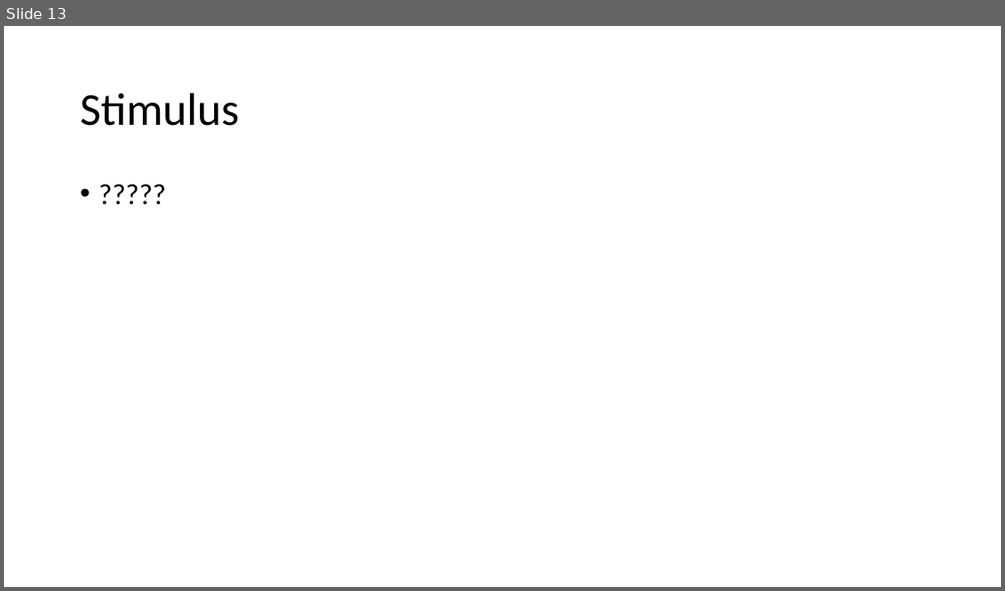
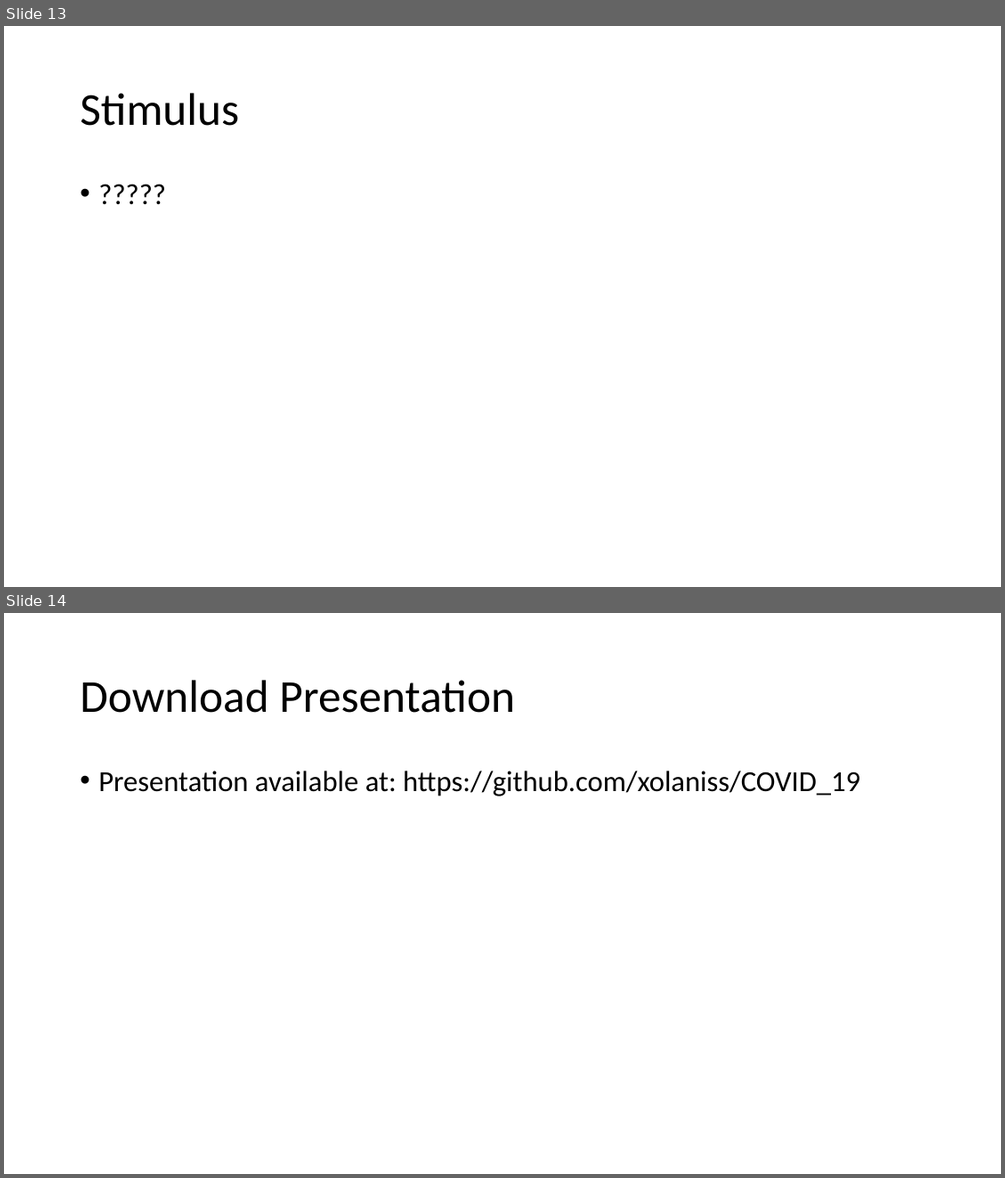
Before and after one commit to xolaniss/COVID_19, a slide deck: COVID-19 Economic Impact.pptx. Shown one above the other, each under a label of ours: slide 13 before the commit, slides 13 and 14 after it. The pictures are 1005x591 and 1005x1178 pixels, drawn with LibreOffice and Linux fonts; fonts in the diff are those of the drawing. Boxes give left, top, right and bottom in pixels: in the first picture for what was removed or moved away, otherwise in the second. Text is boxed around its words. In the diff, an @@ line names an element or a change of style, - is before the commit and + after.

Commit message:
Link

```diff
--- a/COVID-19 Economic Impact.pptx
+++ b/COVID-19 Economic Impact.pptx
@@ slide 14 added at box(4, 613, 1001, 1174), background #FFFFFF @@
@@ title added at box(80, 680, 515, 713), 44 pt, text #000000 @@
+Download Presentation
@@ text added at box(98, 771, 860, 796), 28 pt, text #000000 @@
+• Presentation available at: https://github.com/xolaniss/COVID_19
```
